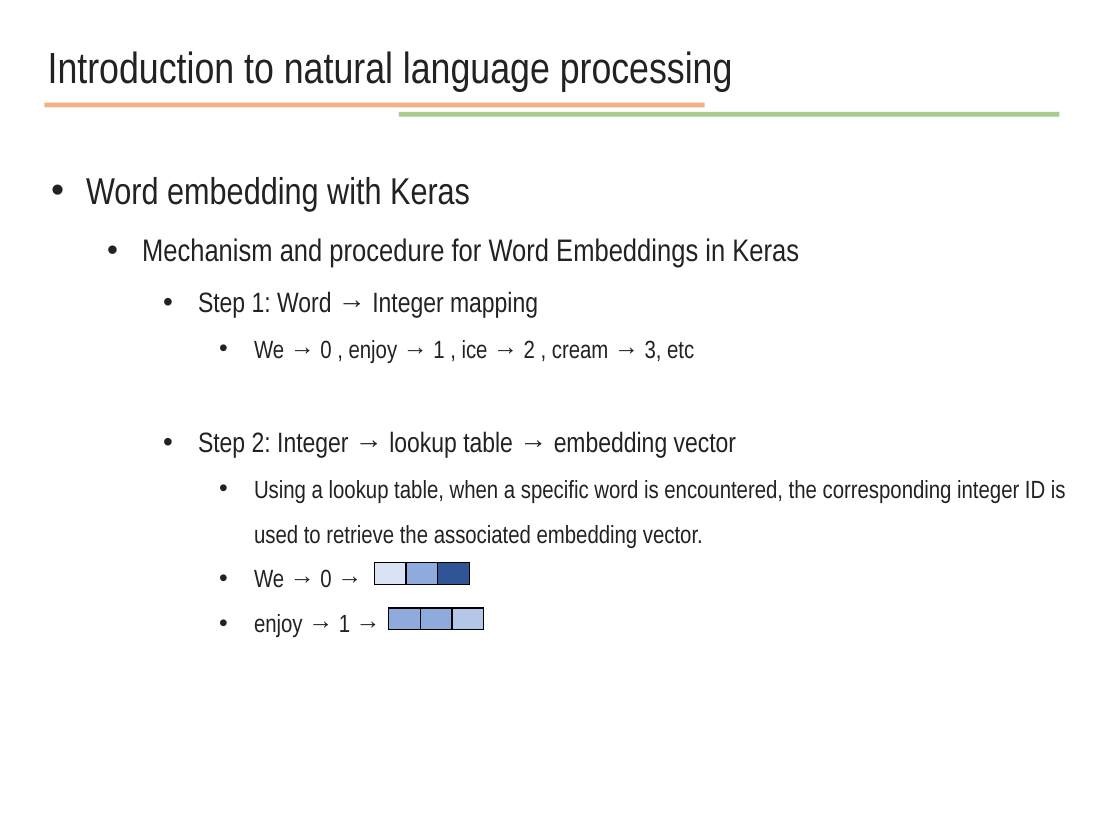
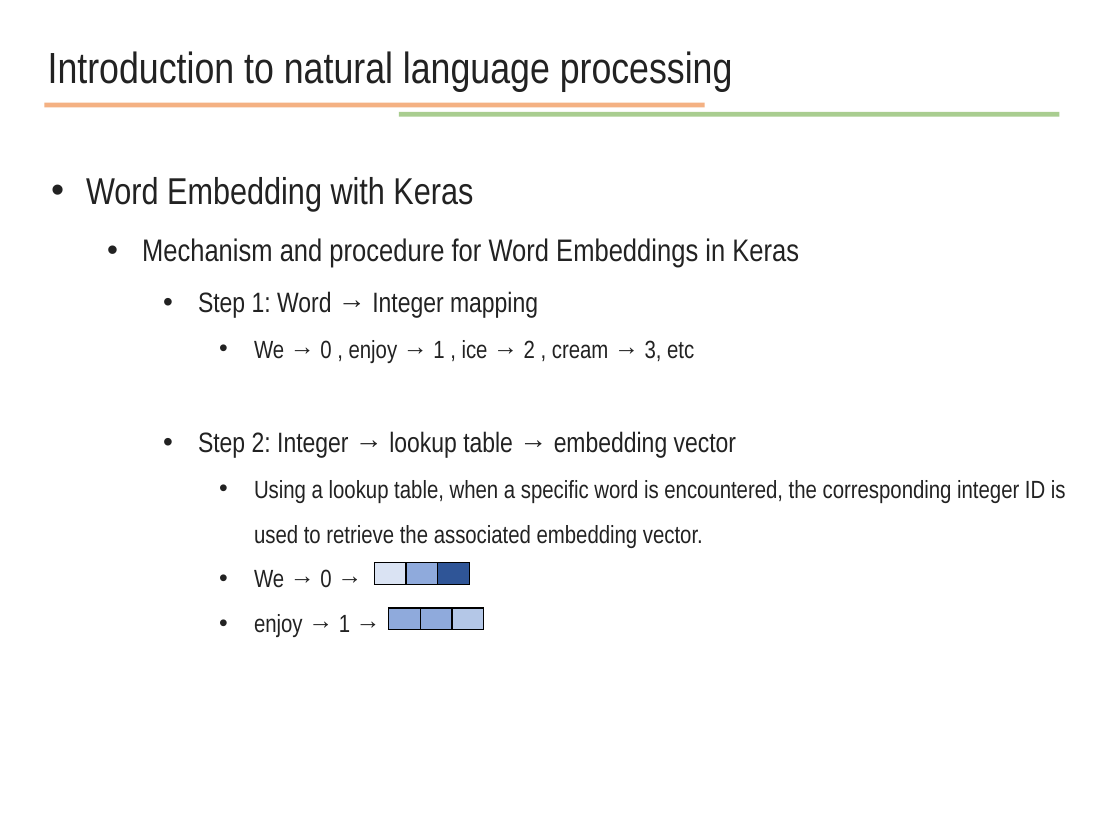
Before and after one commit to JunetaeKim/DeepLearningClass, a slide deck: slide 25 of Week14/week14 natural language processing.pptx. Drawn at 1120x840 pixels with LibreOffice and Linux fonts; fonts in the diff are those of the drawing. Boxes give left, top, right and bottom in pixels: in the first picture for what was removed or moved away, otherwise in the second. Text is boxed around its words. In the diff, an @@ line names an element or a change of style, - is before the commit and + after.

```diff
--- a/Week14/week14 natural language processing.pptx
+++ b/Week14/week14 natural language processing.pptx
@@ text at (86, 177, 473, 211): text changed @@
-• Word embedding with Keras
+• Word Embedding with Keras
```
Also in this commit, not shown: 4 other slides changed, 1 slide added, 5 other files.
